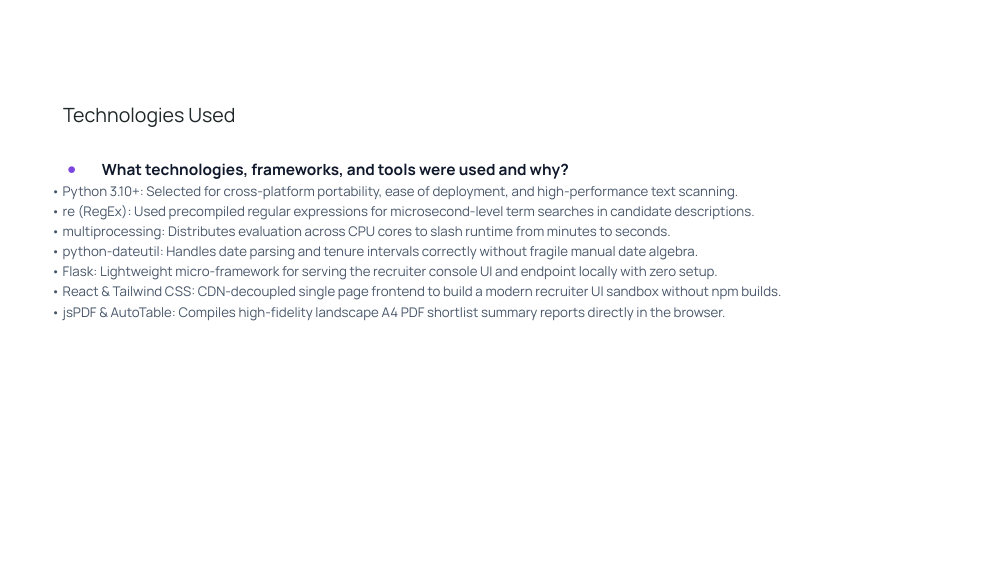
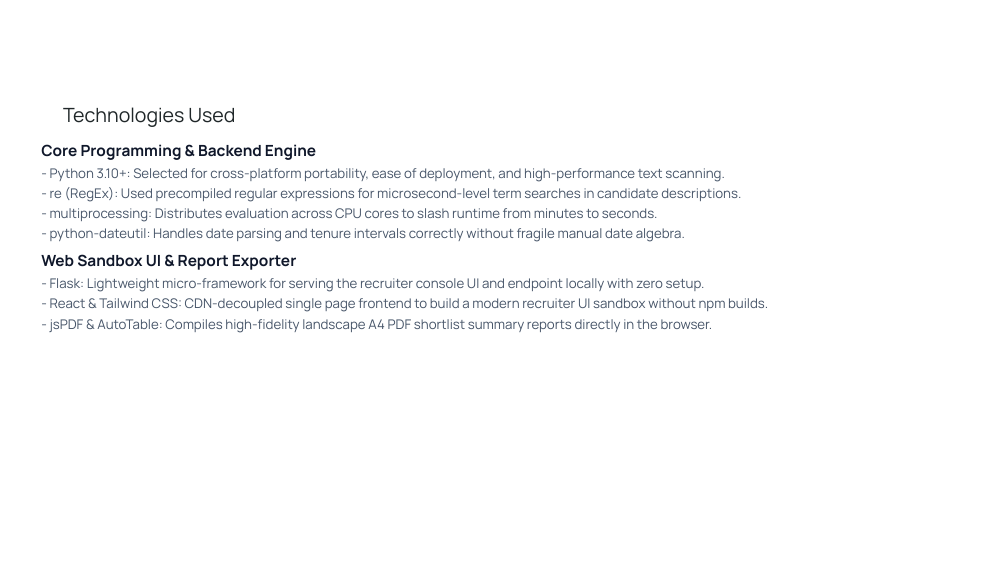
Before and after one commit to IqraKhanZ/candidate-ranker, a slide deck: slide 9 of Redrob_Candidate_Ranker_Submission.pptx. Drawn at 1008x567 pixels with LibreOffice and Linux fonts; fonts in the diff are those of the drawing; background and template pictures are left out. Boxes give left, top, right and bottom in pixels: in the first picture for what was removed or moved away, otherwise in the second. Text is boxed around its words. In the diff, an @@ line names an element or a change of style, - is before the commit and + after.

```diff
--- a/Redrob_Candidate_Ranker_Submission.pptx
+++ b/Redrob_Candidate_Ranker_Submission.pptx
@@ text at (41,144,768,333): text changed @@
-● What technologies, frameworks, and tools were used and why?
-• Python 3.10+: Selected for cross-platform portability, ease of deployment, and high-performance text scanning.
-• re (RegEx): Used precompiled regular expressions for microsecond-level term searches in candidate descriptions.
-• multiprocessing: Distributes evaluation across CPU cores to slash runtime from minutes to seconds.
-• python-dateutil: Handles date parsing and tenure intervals correctly without fragile manual date algebra.
-• Flask: Lightweight micro-framework for serving the recruiter console UI and endpoint locally with zero setup.
-• React & Tailwind CSS: CDN-decoupled single page frontend to build a modern recruiter UI sandbox without npm builds.
-• jsPDF & AutoTable: Compiles high-fidelity landscape A4 PDF shortlist summary reports directly in the browser.
+Core Programming & Backend Engine
+- Python 3.10+: Selected for cross-platform portability, ease of deployment, and high-performance text scanning.
+- re (RegEx): Used precompiled regular expressions for microsecond-level term searches in candidate descriptions.
+- multiprocessing: Distributes evaluation across CPU cores to slash runtime from minutes to seconds.
+- python-dateutil: Handles date parsing and tenure intervals correctly without fragile manual date algebra.
+Web Sandbox UI & Report Exporter
+- Flask: Lightweight micro-framework for serving the recruiter console UI and endpoint locally with zero setup.
+- React & Tailwind CSS: CDN-decoupled single page frontend to build a modern recruiter UI sandbox without npm builds.
+- jsPDF & AutoTable: Compiles high-fidelity landscape A4 PDF shortlist summary reports directly in the browser.
```
Also in this commit, not shown: 9 other slides changed.
